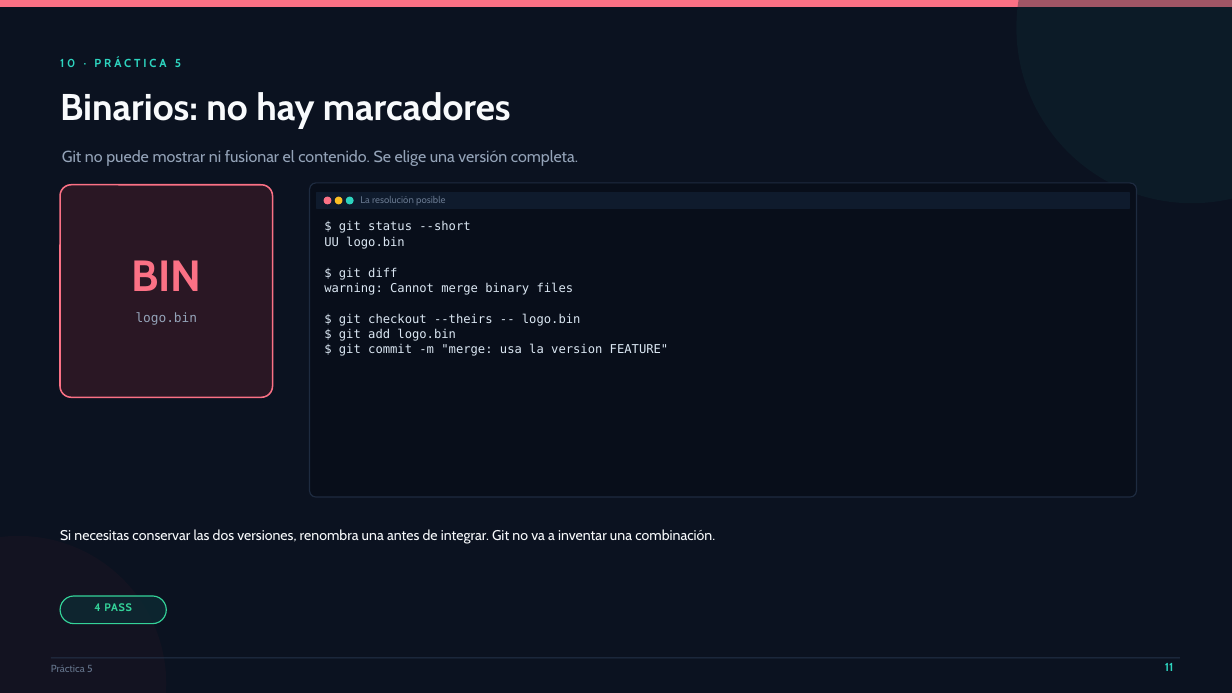
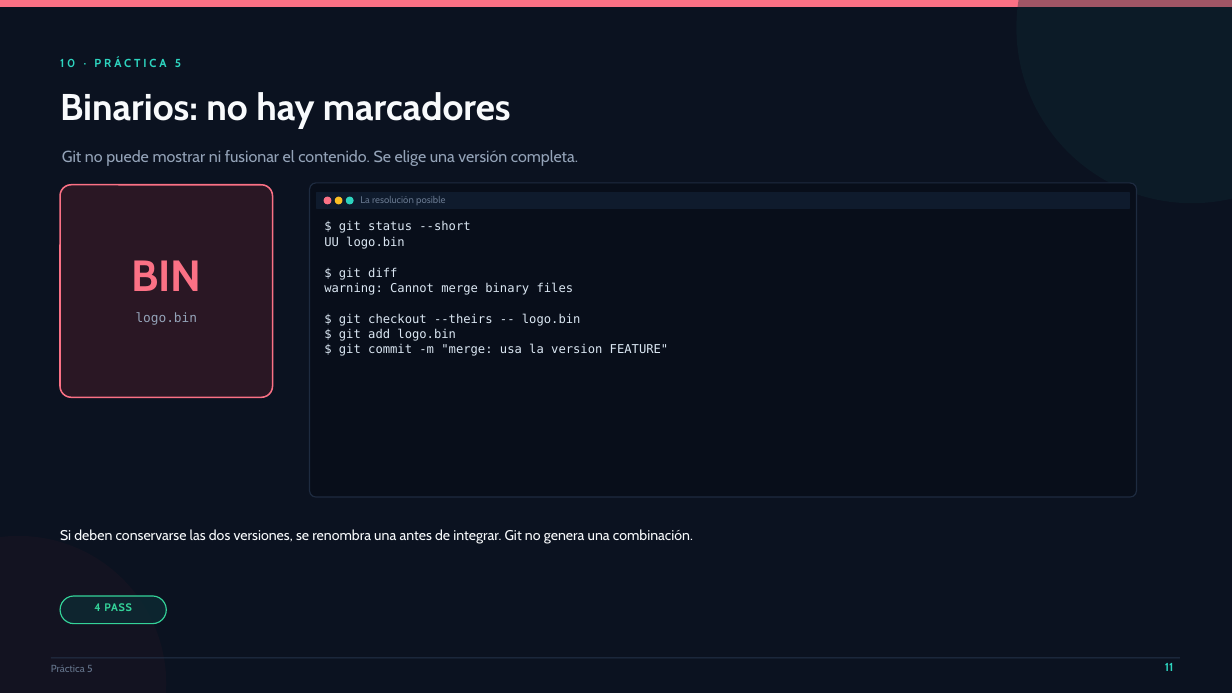
Before and after one commit to 75749748-blip/conflictos-git-ejercicios, a slide deck: slide 11 of Conflictos-Git-Presentacion.pptx. Drawn at 1232x693 pixels with LibreOffice and Linux fonts; fonts in the diff are those of the drawing. Boxes give left, top, right and bottom in pixels: in the first picture for what was removed or moved away, otherwise in the second. Text is boxed around its words. In the diff, an @@ line names an element or a change of style, - is before the commit and + after.

```diff
--- a/Conflictos-Git-Presentacion.pptx
+++ b/Conflictos-Git-Presentacion.pptx
@@ text at (x1=60, y1=529, x2=693, y2=544): text changed @@
-Si necesitas conservar las dos versiones, renombra una antes de integrar. Git no va a inventar una combinación.
+Si deben conservarse las dos versiones, se renombra una antes de integrar. Git no genera una combinación.
```
Also in this commit, not shown: 13 other slides changed, 17 other files.
